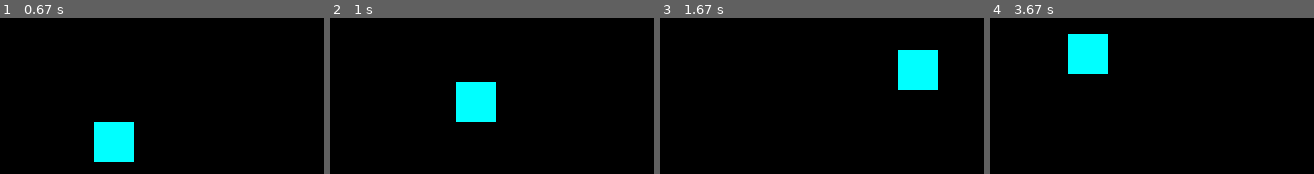
Above: before the commit, frames 1-4 (left to right).
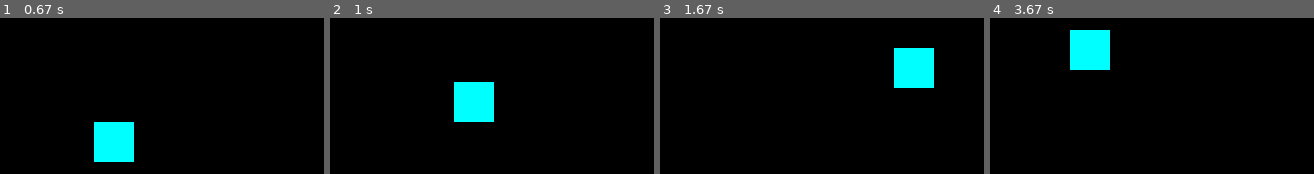
Above: after the commit, the same moments.

Repository: anoniemekind/Automatic_windows_python_installer
Game: pygame game, started from Automatic_python_installer/numworks_emulator.py
Two runs of this game, one before a commit and one after it. Both use one fixed random seed, a clock stepped at 60 frames per second and the inputs below.
Inputs:
- Up to frame 1 (0.67 s): hold Right from 0.33 s (still down)
- Up to frame 2 (1 s): release Right at 0.8 s; hold Up from 0.83 s (still down)
- Up to frame 3 (1.67 s): release Up at 1.13 s; hold Right 1.17-1.63 s
- Up to frame 4 (3.67 s): hold Left 1.67-2.2 s; hold Down 2.23-2.53 s; hold Left 2.57-2.97 s; hold Up 3-3.37 s; hold Right from 3.4 s (still down)

Frame 1 is identical in both runs. In frame 2, 0.3% of the frame differs, in the area x 38-52%, y 41-67%; in frame 3, 0.9%, in the area x 72-86%, y 19-47%; in frame 4, 0.9%.

Commit message:
Update numworks_emulator.py

Diff:
--- a/Automatic_python_installer/numworks_emulator.py
+++ b/Automatic_python_installer/numworks_emulator.py
@@ -1,32 +1,30 @@
 import pygame
-import sys
+import numpy as np
+#import selenium #this is for automating broswer activities (datascraping)
+import sys #also not available on numworks
 
-# ----------------------------
-# INIT (NumWorks resolution)
-# ----------------------------
+
+#NumWorks resolution
 W, H = 320, 222
 
 pygame.init()
 screen = pygame.display.set_mode((W, H))
 clock = pygame.time.Clock()
 
-# ----------------------------
-# KANDINSKY (functions)
-# ----------------------------
+
+#KANDINSKY (functions)
 def fill_rect(x, y, w, h, color):
     pygame.draw.rect(screen, color, (x, y, w, h))
 
 def set_pixel(x, y, color):
     screen.set_at((x, y), color)
 
-def draw_string(text, x, y, color=(0, 0, 0)):
+def draw_string(text, x, y, text_color, bg_color):
     font = pygame.font.SysFont("Arial", 16)
-    surf = font.render(text, True, color)
+    surf = font.render(text, True, text_color, bg_color)
     screen.blit(surf, (x, y))
 
-# ----------------------------
-# ION (constants + function)
-# ----------------------------
+#ION (constants + function)
 KEY_LEFT = 0
 KEY_UP = 1
 KEY_DOWN = 2
@@ -75,36 +73,41 @@
     keys = pygame.key.get_pressed()
     return keys[_keymap.get(key, 0)]
 
-# ----------------------------
-# BASIC LOOP (example usage)
-# ----------------------------
-x, y = 150, 100
+#NUMWORKS INIT CODE STARTS HERE----------------------------------------
+fps = 50
+delta = 1 / fps
+
+x = 150
+y = 100
+
+#NUMWORKS INIT CODE ENDS HERE----------------------------------------
 
 while True:
+    #be able to close pygame window on computer
     for event in pygame.event.get():
         if event.type == pygame.QUIT:
             pygame.quit()
             sys.exit()
 
 
-    #NUMWORKS SCRIPT STARTS HERE----------------------------------------
+    #NUMWORKS FOREVER LOOP CODE STARTS HERE----------------------------------------
 
     screen.fill((0, 0, 0))
 
     # Example movement
     if keydown(KEY_LEFT):
-        x -= 2
+        x -= 120 * delta
     if keydown(KEY_RIGHT):
-        x += 2
+        x += 120 * delta
     if keydown(KEY_UP):
-        y -= 2
+        y -= 120 * delta
     if keydown(KEY_DOWN):
-        y += 2
+        y += 120 * delta
 
-    fill_rect(x, y, 20, 20, (0, 255, 255))
+    fill_rect(int(x), int(y), 20, 20, (0, 255, 255))
 
-    #NUMWORKS SCRIPT ENDS HERE----------------------------------------
+    #NUMWORKS FOREVER LOOP CODE ENDS HERE----------------------------------------
 
     #update pygame frame not pastable in numworks
     pygame.display.flip()
-    clock.tick(60)
+    clock.tick(fps)
